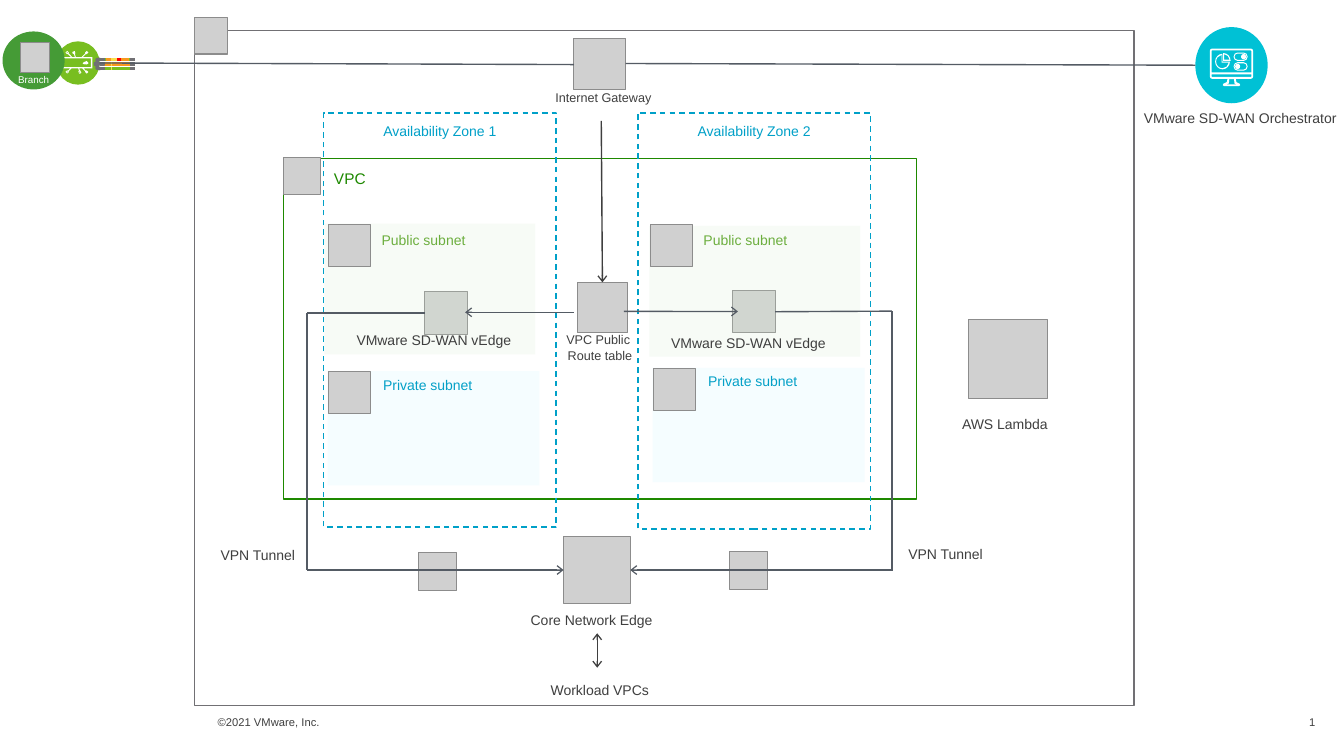
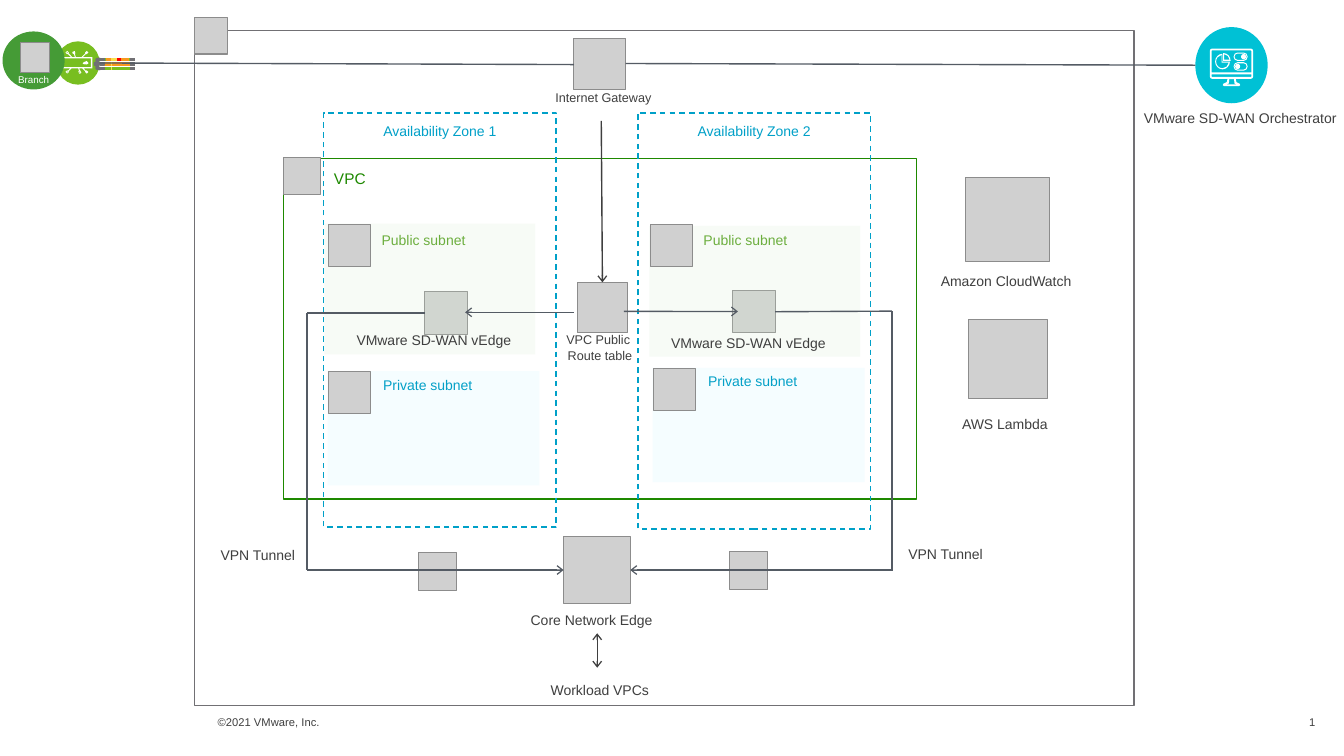
Before and after one commit to censullo/quickstart-vmware-sd-wan-aws-cloud-wan, a slide deck: slide 1 of docs/deployment_guide/images/cloudwanQS-singleslide.pptx. Drawn at 1344x756 pixels with LibreOffice and Linux fonts; fonts in the diff are those of the drawing; grey boxes stand for pictures; background and template pictures are left out. Boxes give left, top, right and bottom in pixels: in the first picture for what was removed or moved away, otherwise in the second. Text is boxed around its words. In the diff, an @@ line names an element or a change of style, - is before the commit and + after.

Commit message:
Reference  Architecture - ppt

```diff
--- a/docs/deployment_guide/images/cloudwanQS-singleslide.pptx
+++ b/docs/deployment_guide/images/cloudwanQS-singleslide.pptx
@@ picture added at bbox=[966, 177, 1050, 261] @@
@@ text added at bbox=[941, 276, 1072, 286], 10 pt, text #3F3F3F @@
+Amazon CloudWatch
```
